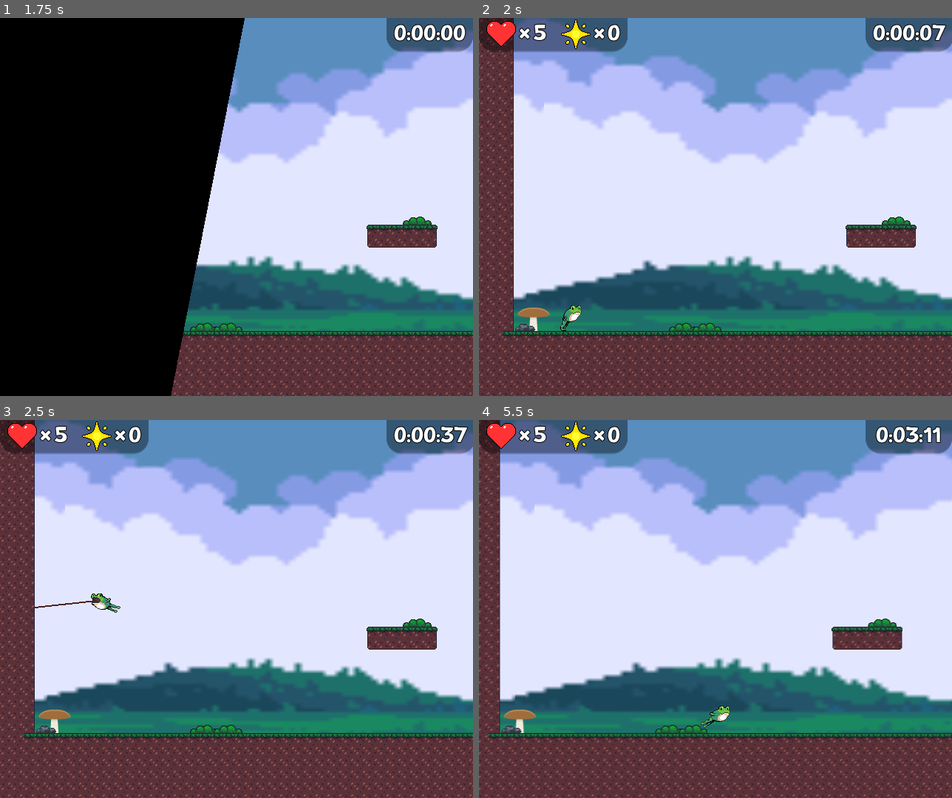
Above: before the commit, frames 1-4 (two rows, left to right).
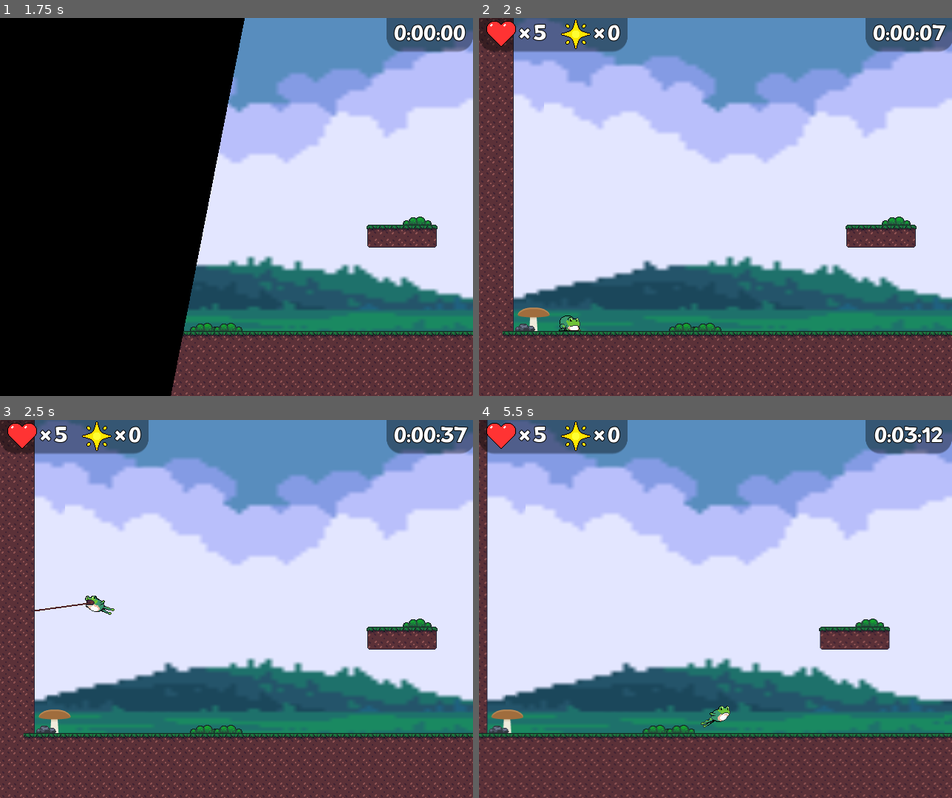
Above: after the commit, the same moments.

Repository: fheysel/frogGoesToSpace
Game: Godot game, scene res://Menus/MainMenu/MainMenu.tscn
Two runs of this game, one before a commit and one after it. Both use one fixed random seed, a clock stepped at 60 frames per second and the inputs below.
Inputs:
- Up to frame 1 (1.75 s): tap Z (jump) at 0.5, 0.77, 1.07, 1.52, 1.55 s; hold X (tongue) 0.53-1.28 s; hold Right (ui_right) from 0.53 s (still down); tap Enter (ui_accept) at 0.8, 1.35 s
- Up to frame 2 (2 s): keep holding Right (ui_right); tap Z (jump) at 1.82 s
- Up to frame 3 (2.5 s): release Right (ui_right) at 2.03 s; hold Left (ui_left) from 2.03 s (still down); hold Z (jump) from 2.03 s (still down); tap X (tongue) at 2.3 s
- Up to frame 4 (5.5 s): release Left (ui_left) at 2.78 s; release Z (jump) at 2.78 s; hold Right (ui_right) 2.78-4.28 s; tap Down (look_down) at 2.85 s; tap Z (jump) at 3.02, 3.32, 3.77, 3.8, 4.07, 4.52, 4.82 s; tap Enter (ui_accept) at 3.05 s; hold Up (look_up) 3.53-4.28 s; tap Escape (menu) at 4.15 s; hold Left (ui_left) 4.28-5.03 s; tap X (tongue) at 4.35 s; hold Right (ui_right) from 5.03 s (still down); hold Enter (ui_accept) from 5.03 s (still down)

Frame 1 is identical in both runs. In frame 2, 0.2% of the frame differs, in the area x 16-22%, y 75-83%; in frame 3, 0.3%; in frame 4, 9.6%, in the area x 0-100%, y 0-100%.

Commit message:
Add functionality

Diff:
--- a/godotproject/EOL.gd
+++ b/godotproject/EOL.gd
@@ -1,6 +1,12 @@
 extends Area2D
+
+# Make it so that we can't send multiple end_of_level events to the high score screen
+var triggered = false
 
 func _on_EOL_body_entered(body):
 	# Change the current scene to the next level
-	if  body.name == "Player":
-		Global.fade_to_scene("res://Level" + str(int(get_tree().current_scene.name) + 1) + ".tscn")
+	if body.name == "Player" and not triggered:
+		triggered = true
+		var level_name = Global.get_current_scene_property('level_name')
+		var next_path = "res://Level" + str(int(get_tree().current_scene.name) + 1) + ".tscn"
+		Global.HighScoreScreen.end_of_level(level_name, body.star_piece_count, $"/root/CountupTimer".time, next_path)
--- a/godotproject/Global/Global.gd
+++ b/godotproject/Global/Global.gd
@@ -8,7 +8,32 @@
 var resource_queue = preload("res://Global/ResourceQueue.gd").new()
 var loading = null
 var swipe_anim_state_machine = null
-var unpause_scene_upon_idle = false
+var pause_during_transition = false
+
+onready var HighScoreScreen := $HighScoreScreenLayer/HighScoreScreen
+onready var InGameMenu := $InGameMenuLayer/InGameMenu
+
+# This pause is applied in Global.gd (this script)
+# This refers to setting get_tree().paused
+func should_pause_game():
+	return \
+		loading != null || \
+		pause_during_transition || \
+		InGameMenu.active() || \
+		HighScoreScreen.active()
+
+# This hiding is applied in HUDRoot.gd
+func should_hide_hud():
+	return \
+		current_scene_has_property_set('inhibit_hud') || \
+		InGameMenu.should_hide_hud() || \
+		HighScoreScreen.active()
+
+# This inhibiting is checked in the InGameMenu.gd
+func should_inhibit_pause_menu():
+	return \
+		current_scene_has_property_set("inhibit_pause") || \
+		HighScoreScreen.active()
 
 func _ready():
 	resource_queue.start()
@@ -16,6 +41,8 @@
 	swipe_anim_state_machine.start('idle')
 
 func _process(_delta_unused):
+	var pause_game_logic = should_pause_game()
+	get_tree().paused = pause_game_logic
 	$DebugModeTextLayer/DebugModeText.visible = debug_mode
 	# Handle debug mode button combinations
 	if debug_mode:
@@ -33,19 +60,18 @@
 	loading = scene_path
 
 func fade_to_scene(scene_path):
+	if scene_path == null:
+		# Uh oh. An error has occurred. Go to title screen.
+		scene_path = main_menu_path
 	if loading == null:
 		# Load the next scene in the background ASAP
 		_load_bg(scene_path)
 
-		# Once processing is done, fade to the new scene
-		call_deferred('_fade_to_scene_deferred')
+		# Fade to loading screen
+		swipe_anim_state_machine.travel('swipe_in')
 
-func _fade_to_scene_deferred():
-	# Disable the current scene
-	get_tree().get_current_scene().pause_mode = PAUSE_MODE_STOP
-
-	# Fade to loading screen
-	swipe_anim_state_machine.travel('swipe_in')
+		# Pause the game while we transition
+		pause_during_transition = true
 
 func _process_loading():
 	if resource_queue.is_ready(loading):
@@ -57,16 +83,13 @@
 			push_error("Unable to load level")
 			get_tree().quit(1)
 
-		# Set it paused while we fade in
-		call_deferred('_pause_new_scene_deferred')
-		# Make sure we unpause once we fade in
-		unpause_scene_upon_idle = true
-
 		# Reset the global timer
 		$"/root/CountupTimer".reset()
 
 		# Close the pause menu, if it was open
 		$InGameMenuLayer/InGameMenu.navigate_to_new_screen(null)
+		# Close the high-score screen, if it was open
+		HighScoreScreen.close()
 
 		# Fade in
 		swipe_anim_state_machine.travel('swipe_out')
@@ -74,13 +97,10 @@
 		# Mark that we're done loading
 		loading = null
 
-func _pause_new_scene_deferred():
-	get_tree().paused = true
 
 func _unpause_new_scene():
-	if unpause_scene_upon_idle:
-		get_tree().paused = false
-		unpause_scene_upon_idle = false
+	# We're now in the new scene. Unpause :)
+	pause_during_transition = false
 
 ### Helper functions
 # Check if the current scene (as marked during the transition)
@@ -91,3 +111,18 @@
 	if !scene:
 		return false
 	return property in scene and scene[property]
+
+# Similar to the above, get the property value.
+func get_current_scene_property(property):
+	var scene = get_tree().current_scene
+	if !scene or !(property in scene):
+		return null
+	return scene[property]
+
+# Format a number of seconds (with possible floating point parts)
+# into a string.
+func format_time(time):
+	var minutes = int(time / 60)
+	var seconds = int(time) % 60
+	var subseconds = int(time * 60) % 60
+	return "%01d:%02d:%02d" % [minutes, seconds, subseconds]
--- a/godotproject/Global/Global.tscn
+++ b/godotproject/Global/Global.tscn
@@ -1,9 +1,10 @@
-[gd_scene load_steps=26 format=2]
+[gd_scene load_steps=27 format=2]
 
 [ext_resource path="res://Global/Global.gd" type="Script" id=1]
 [ext_resource path="res://Menus/Menu.tres" type="Theme" id=2]
 [ext_resource path="res://Menus/InGameMenu/InGameMenu.tscn" type="PackedScene" id=3]
 [ext_resource path="res://Global/HUDLayer.tscn" type="PackedScene" id=4]
+[ext_resource path="res://Menus/HighScoreScreen/HighScoreScreen.tscn" type="PackedScene" id=5]
 
 [sub_resource type="StyleBoxFlat" id=1]
 bg_color = Color( 0, 0, 0, 1 )
@@ -319,3 +320,5 @@
 pause_mode = 1
 
 [node name="HUDLayer" parent="." instance=ExtResource( 4 )]
+
+[node name="HighScoreScreenLayer" parent="." instance=ExtResource( 5 )]
--- a/godotproject/Global/HUDRoot.gd
+++ b/godotproject/Global/HUDRoot.gd
@@ -8,17 +8,9 @@
 var player = null
 var countup_timer = null
 
-func _hud_is_hidden():
-	# Hide HUD if:
-	# - current scene says No HUD (title screen)
-	# - menu is open and current menu screen hides HUD
-	return \
-		Global.current_scene_has_property_set('inhibit_hud') || \
-		menu.should_hide_hud()
-
 func _process(_delta):
 	# Check if we should hide the HUD
-	if _hud_is_hidden():
+	if Global.should_hide_hud():
 		hide()
 		return
 	else:
@@ -45,7 +37,4 @@
 		countup_timer = $"/root/CountupTimer"
 	if countup_timer:
 		var time = countup_timer.time
-		var minutes = int(time / 60)
-		var seconds = int(time) % 60
-		var subseconds = int(time * 60) % 60
-		lb_time.text = "%01d:%02d:%02d" % [minutes, seconds, subseconds]
+		lb_time.text = Global.format_time(time)
--- a/godotproject/Level0.gd
+++ b/godotproject/Level0.gd
@@ -1,4 +1,7 @@
 extends Node2D
+
+# Each level has to have a name in it now, this will be displayed on the high score screen
+const level_name := "Level 0"
 
 const SPIKE := 3
 const STAR := 12
--- /dev/null
+++ b/godotproject/Menus/HighScoreScreen/HighScoreScreen.gd
@@ -0,0 +1,238 @@
+extends MarginContainer
+
+export (Font) var sub_font
+export (Color) var sub_color
+export (Font) var sub_fancy_font
+export (Color) var sub_fancy_color
+
+enum State {
+	HIDDEN,
+	INITIAL_DISPLAY,
+	THONK,
+	FINAL_SOUND,
+	WAIT_FOR_PRESS
+}
+
+onready var hsc := $CenterContainer/VBoxContainer/HighScoresContainer
+onready var level_label := $CenterContainer/VBoxContainer/LevelLabel
+
+var all_level_data = {}
+var current_level = null
+var current_level_data = null
+var load_scene_after_high_score = null
+var current_state = State.HIDDEN
+var display_level_data = null
+var final_idx = -1
+var current_idx = -1
+
+func active():
+	return current_state != State.HIDDEN
+
+func close():
+	_change_state(State.HIDDEN)
+	$ThonkBigSFX.stop()
+	$ThonkSmallSFX.stop()
+
+func show_level(level_name, next_scene_path = null):
+	# Load this level's data
+	_change_level(level_name)
+	# Set our next scene properly. If nothing was provided, go to title screen next.
+	self.load_scene_after_high_score = next_scene_path
+	# Wait for user to close high score screen.
+	_change_state(State.WAIT_FOR_PRESS)
+
+func end_of_level(level_name, stars, time, next_scene_path):
+	# Set up everything needed to proceed properly
+	load_scene_after_high_score = next_scene_path
+	# Load this level's data
+	_change_level(level_name)
+	# Create 'display_level_data' array - do a deep copy so we can do whatever we want to it
+	# We will use it for animating.
+	display_level_data = current_level_data.duplicate(true)
+	var score = _calculate_score(stars, time)
+	var dict = {'stars':stars, 'time':time, 'score':score}
+	# Adjust current_level_data to have the current high score added to it
+	final_idx = _add_score_to_current_level(dict)
+	if final_idx == -1:
+		_change_state(State.FINAL_SOUND)
+		return
+	# Save to disk
+	_save_to_disk()
+	# Set up everything required to animate the score coming in.
+	display_level_data.append(dict)
+	current_idx = 5
+	_display_score_data(display_level_data, current_idx)
+	_change_state(State.INITIAL_DISPLAY)
+
+func _change_state(state):
+	# If the state has a timer, start it.
+	if state == State.INITIAL_DISPLAY:
+		$InitialTimer.start()
+	elif state == State.THONK:
+		$ThonkTimer.start()
+	elif state == State.FINAL_SOUND:
+		$FinalSoundTimer.start()
+	current_state = state
+
+func _step_thonk_animation():
+	var current = display_level_data[current_idx]
+	display_level_data.remove(current_idx)
+	current_idx -= 1
+	display_level_data.insert(current_idx, current)
+	if current_idx != 5 and len(display_level_data) > 5:
+		display_level_data.pop_back()
+	_display_score_data(display_level_data, current_idx)
+	# This looks kinda funky, but it'll play the following notes:
+	# C D E G c
+	# It should sound nicer the higher of a place you get.
+	# Get 1st place to try it out :)
+	var rate = [2,3.0/2,5.0/4,9.0/8,1][current_idx]
+	$ThonkSmallSFX.stop()
+	$ThonkSmallSFX.pitch_scale = rate
+	$ThonkSmallSFX.play()
+	if current_idx <= final_idx:
+		_change_state(State.FINAL_SOUND)
+
+func _play_final_sound():
+	# Don't play sound if we didn't get on the scoreboard
+	if final_idx != -1:
+		# Play sound of score settling into place
+		$ThonkBigSFX.play()
+	_change_state(State.WAIT_FOR_PRESS)
+
+# This function is unit testable
+func _compare_scores(new, old):
+	return new['stars'] > old['stars'] or (new['stars'] == old['stars'] and new['time'] < old['time'])
+
+# This function is unit testable
+func _add_score_to_current_level(dict):
+	var target_i = -1
+	for i in range(len(current_level_data)):
+		var test_i = len(current_level_data)-1-i
+		var test_dict = current_level_data[test_i]
+		if _compare_scores(dict, test_dict):
+			target_i = test_i
+		else:
+			break
+	if target_i != -1:
+		current_level_data.insert(target_i, dict)
+		current_level_data.pop_back()
+	return target_i
+
+# This function is unit testable
+func _calculate_score(stars, time):
+	var time_inv = max(150 - time, 0)
+	return stars * 1000 + (floor(time_inv * 60) * 1000 / 1800)
+
+func _change_level(name):
+	if current_level and current_level_data:
+		# Make sure we've saved our current level data to disk.
+		# (In case we updated it and didn't persist it before).
+		# We need to do this now because this will properly deal with the
+		# "current_level_data".
+		_save_to_disk()
+	current_level = name
+	if name in all_level_data:
+		current_level_data = all_level_data[name]
+	else:
+		# We have to create a new set of level data for this level.
+		current_level_data = []
+		for i in range(5):
+			# Make some fake high scores
+			var stars = max(0, 2-i)
+			stars *= stars
+			stars = min(3, stars)
+			var time = 30*i+30
+			var score = _calculate_score(stars,time)
+			current_level_data.append({'stars':stars, 'time':time, 'score':score})
+	level_label.text = name
+	_display_score_data(current_level_data)
+
+func _display_score_data(score_data, user_i = -1):
+	# Remove previously-existing labels from the HighScoresContainer
+	for i in range(hsc.get_child_count()-1, 3, -1):
+		if hsc.get_child_count() > i:
+			var child = hsc.get_child(i)
+			if child == null:
+				continue
+			child.queue_free()
+	# Always make 6 rows of labels, but don't put the #6
+	# text in the 6th label, and if we don't have enough score data,
+	# don't put any text in the labels in the last row.
+	for i in range(6):
+		var font = sub_font
+		var color = sub_color
+		# Show the user's score in a different colour/font
+		if i == user_i:
+			font = sub_fancy_font
+			color = sub_fancy_color
+
+		# Number
+		var num_lb := Label.new()
+		num_lb.align = Label.ALIGN_CENTER
+		num_lb.add_font_override("font", font)
+		num_lb.add_color_override("font_color", color)
+		if i != 5:
+			num_lb.text = "#%d" % [i+1]
+		hsc.add_child(num_lb)
+		# Stars
+		var star_lb := Label.new()
+		star_lb.align = Label.ALIGN_CENTER
+		star_lb.add_font_override("font", font)
+		star_lb.add_color_override("font_color", color)
+		if i != 5 or len(score_data) >= 6:
+			star_lb.text = "×%d" % score_data[i]['stars']
+		hsc.add_child(star_lb)
+		# Time
+		var time_lb := Label.new()
+		time_lb.align = Label.ALIGN_CENTER
+		time_lb.add_font_override("font", font)
+		time_lb.add_color_override("font_color", color)
+		if i != 5 or len(score_data) >= 6:
+			time_lb.text = Global.format_time(score_data[i]['time'])
+		hsc.add_child(time_lb)
+		# Score
+		var score_lb := Label.new()
+		score_lb.align = Label.ALIGN_CENTER
+		score_lb.add_font_override("font", font)
+		score_lb.add_color_override("font_color", color)
+		if i != 5 or len(score_data) >= 6:
+			score_lb.text = "%06d" % score_data[i]['score']
+		hsc.add_child(score_lb)
+
+func _ready():
+	# Load "all_level_data" from disk.
+	_load_from_disk()
+
+func _process(_delta):
+	self.visible = (current_state != State.HIDDEN)
+	if current_state == State.HIDDEN:
+		pass
+	elif current_state == State.WAIT_FOR_PRESS:
+		if Input.is_action_pressed("jump") \
+		or Input.is_action_pressed("menu") \
+		or Input.is_action_pressed("tongue"):
+			Global.fade_to_scene(load_scene_after_high_score)
+
+# Saving to disk is defeatured for Demo 2
+func _save_to_disk():
+	# Put data from current_level_data into all_level_data
+	if current_level and current_level_data:
+		all_level_data[current_level] = current_level_data
+	pass
+
+func _load_from_disk():
+	pass
+
+func _on_ThonkTimer_timeout():
+	if current_state == State.THONK:
+		_step_thonk_animation()
+		$ThonkTimer.start()
+
+func _on_InitialTimer_timeout():
+	if current_state == State.INITIAL_DISPLAY:
+		_change_state(State.THONK)
+
+func _on_FinalSoundTimer_timeout():
+	if current_state == State.FINAL_SOUND:
+		_play_final_sound()
--- a/godotproject/Menus/HighScoreScreen/HighScoreScreen.tscn
+++ b/godotproject/Menus/HighScoreScreen/HighScoreScreen.tscn
@@ -1,40 +1,124 @@
-[gd_scene load_steps=4 format=2]
+[gd_scene load_steps=10 format=2]
 
 [ext_resource path="res://Fonts/TovariSans.ttf" type="DynamicFontData" id=1]
 [ext_resource path="res://Menus/Menu.tres" type="Theme" id=2]
+[ext_resource path="res://Menus/HighScoreScreen/HighScoreScreen.gd" type="Script" id=3]
+[ext_resource path="res://sfx/hs_big_tap.wav" type="AudioStream" id=4]
+[ext_resource path="res://sfx/hs_small_tap.wav" type="AudioStream" id=5]
 
 [sub_resource type="DynamicFont" id=1]
+size = 36
+font_data = ExtResource( 1 )
+
+[sub_resource type="DynamicFont" id=4]
+size = 36
+font_data = ExtResource( 1 )
+
+[sub_resource type="DynamicFont" id=2]
 size = 48
+font_data = ExtResource( 1 )
+
+[sub_resource type="DynamicFont" id=3]
+size = 30
 font_data = ExtResource( 1 )
 
 [node name="HighScoreScreenLayer" type="CanvasLayer"]
 
-[node name="HighScoreScreenRoot" type="MarginContainer" parent="."]
+[node name="HighScoreScreen" type="MarginContainer" parent="."]
 margin_right = 640.0
 margin_bottom = 512.0
+script = ExtResource( 3 )
 __meta__ = {
 "_edit_use_anchors_": false
 }
+sub_font = SubResource( 1 )
+sub_color = Color( 1, 1, 1, 1 )
+sub_fancy_font = SubResource( 4 )
+sub_fancy_color = Color( 0.462745, 1, 0.403922, 1 )
 
-[node name="Backdrop" type="ColorRect" parent="HighScoreScreenRoot"]
+[node name="Backdrop" type="ColorRect" parent="HighScoreScreen"]
 margin_right = 640.0
 margin_bottom = 512.0
-color = Color( 0, 0, 0, 1 )
+color = Color( 0, 0, 0, 0.627451 )
 
-[node name="CenterContainer" type="CenterContainer" parent="HighScoreScreenRoot"]
+[node name="CenterContainer" type="CenterContainer" parent="HighScoreScreen"]
 margin_right = 640.0
 margin_bottom = 512.0
 
-[node name="GridContainer" type="GridContainer" parent="HighScoreScreenRoot/CenterContainer"]
+[node name="VBoxContainer" type="VBoxContainer" parent="HighScoreScreen/CenterContainer"]
 margin_left = 202.0
-margin_top = 235.0
+margin_top = 204.0
 margin_right = 438.0
-margin_bottom = 276.0
+margin_bottom = 307.0
 
-[node name="HighScoreLabel" type="Label" parent="HighScoreScreenRoot/CenterContainer/GridContainer"]
+[node name="HighScoreLabel" type="Label" parent="HighScoreScreen/CenterContainer/VBoxContainer"]
 margin_right = 236.0
 margin_bottom = 41.0
 theme = ExtResource( 2 )
-custom_fonts/font = SubResource( 1 )
+custom_fonts/font = SubResource( 2 )
 text = "High Scores"
+align = 1
 uppercase = true
+
+[node name="LevelLabel" type="Label" parent="HighScoreScreen/CenterContainer/VBoxContainer"]
+margin_top = 45.0
+margin_right = 236.0
+margin_bottom = 71.0
+custom_fonts/font = SubResource( 3 )
+text = "<Level>"
+align = 1
+
+[node name="MarginContainer" type="MarginContainer" parent="HighScoreScreen/CenterContainer/VBoxContainer"]
+margin_top = 75.0
+margin_right = 236.0
+margin_bottom = 85.0
+custom_constants/margin_bottom = 10
+
+[node name="HighScoresContainer" type="GridContainer" parent="HighScoreScreen/CenterContainer/VBoxContainer"]
+margin_top = 89.0
+margin_right = 236.0
+margin_bottom = 103.0
+custom_constants/vseparation = 10
+custom_constants/hseparation = 30
+columns = 4
+
+[node name="Label" type="Label" parent="HighScoreScreen/CenterContainer/VBoxContainer/HighScoresContainer"]
+margin_right = 30.0
+margin_bottom = 14.0
+text = "Rank"
+
+[node name="Label2" type="Label" parent="HighScoreScreen/CenterContainer/VBoxContainer/HighScoresContainer"]
+margin_left = 60.0
+margin_right = 91.0
+margin_bottom = 14.0
+text = "Stars"
+
+[node name="Label3" type="Label" parent="HighScoreScreen/CenterContainer/VBoxContainer/HighScoresContainer"]
+margin_left = 121.0
+margin_right = 153.0
+margin_bottom = 14.0
+text = "Time"
+
+[node name="Label4" type="Label" parent="HighScoreScreen/CenterContainer/VBoxContainer/HighScoresContainer"]
+margin_left = 183.0
+margin_right = 218.0
+margin_bottom = 14.0
+text = "Score"
+
+[node name="ThonkTimer" type="Timer" parent="HighScoreScreen"]
+wait_time = 0.3
+
+[node name="InitialTimer" type="Timer" parent="HighScoreScreen"]
+wait_time = 2.0
+
+[node name="FinalSoundTimer" type="Timer" parent="HighScoreScreen"]
+
+[node name="ThonkBigSFX" type="AudioStreamPlayer" parent="HighScoreScreen"]
+stream = ExtResource( 4 )
+
+[node name="ThonkSmallSFX" type="AudioStreamPlayer" parent="HighScoreScreen"]
+stream = ExtResource( 5 )
+volume_db = -3.0
+[connection signal="timeout" from="HighScoreScreen/ThonkTimer" to="HighScoreScreen" method="_on_ThonkTimer_timeout"]
+[connection signal="timeout" from="HighScoreScreen/InitialTimer" to="HighScoreScreen" method="_on_InitialTimer_timeout"]
+[connection signal="timeout" from="HighScoreScreen/FinalSoundTimer" to="HighScoreScreen" method="_on_FinalSoundTimer_timeout"]
--- a/godotproject/Menus/InGameMenu/InGameMenu.gd
+++ b/godotproject/Menus/InGameMenu/InGameMenu.gd
@@ -34,12 +34,7 @@
 	if screen_current == null:
 		# Hide ourselves
 		visible = false
-		# Unpause the other game logic
-		get_tree().paused = false
 	else:
-		# Set pause on SceneTree - this will pause the game logic
-		# (except for us, because we have our pause mode set to Process, not Inherit)
-		get_tree().paused = true
 		# Show ourselves (the in-game menu)
 		visible = true
 		# Set specific screen to be displayed and run
@@ -102,8 +97,8 @@
 func _process(_delta):
 	var menu_pressed = Input.is_action_just_pressed("menu")
 	# We set the screen_current variable to null to indicate that the menu is closed.
-	# We also need to check whether the current scene prevents us from pausing the game (main menu, high score)
-	var inhibit_pause = Global.current_scene_has_property_set("inhibit_pause")
+	# We need to check if we're allowed to pause the game at this time.
+	var inhibit_pause = Global.should_inhibit_pause_menu()
 	if !inhibit_pause && menu_pressed && screen_current == null:
 		open_menu()
 	elif visible:
Not shown, added: godotproject/sfx/hs_big_tap.wav.import
Not shown, added: godotproject/sfx/hs_small_tap.wav.import
Not shown, added: godotproject/sfx/hs_big_tap.wav
Not shown, added: godotproject/sfx/hs_small_tap.wav
